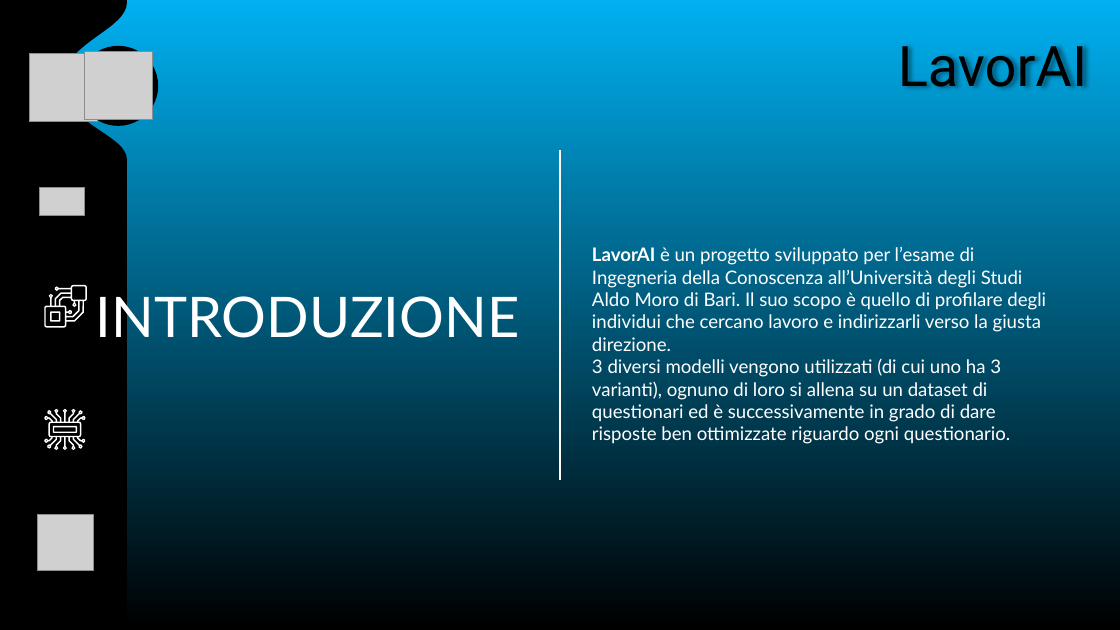
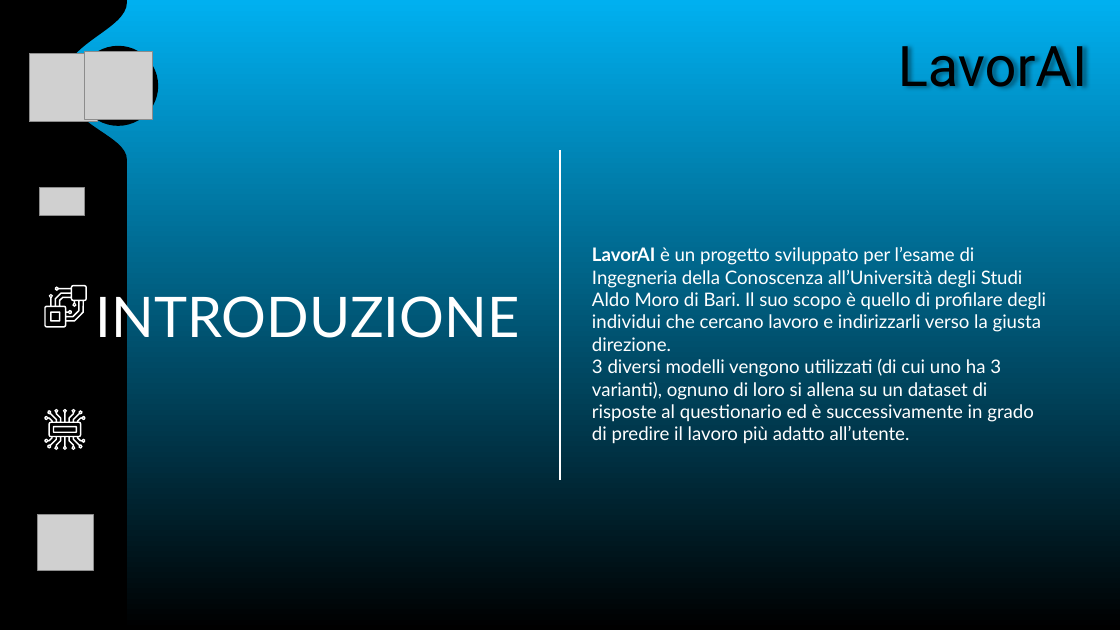
Before and after one commit to 0Franky/LavorAI, a slide deck: slide 2 of docs/Presentazione_LavorAI.pptx. Drawn at 1120x630 pixels with LibreOffice and Linux fonts; fonts in the diff are those of the drawing; grey boxes stand for pictures; background and template pictures are left out. Boxes give left, top, right and bottom in pixels: in the first picture for what was removed or moved away, otherwise in the second. Text is boxed around its words. In the diff, an @@ line names an element or a change of style, - is before the commit and + after.

```diff
--- a/docs/Presentazione_LavorAI.pptx
+++ b/docs/Presentazione_LavorAI.pptx
@@ text at (592,247,1046,444): text changed @@
-LavorAI è un progetto sviluppato per l’esame di Ingegneria della Conoscenza all’Università degli Studi Aldo Moro di Bari. Il suo scopo è quello di profilare degli individui che cercano lavoro e indirizzarli verso la giusta direzione.
-3 diversi modelli vengono utilizzati (di cui uno ha 3 varianti), ognuno di loro si allena su un dataset di questionari ed è successivamente in grado di dare risposte ben ottimizzate riguardo ogni questionario.
+LavorAI è un progetto sviluppato per l’esame di Ingegneria della Conoscenza all’Università degli Studi Aldo Moro di Bari. Il suo scopo è quello di profilare degli individui che cercano lavoro e indirizzarli verso la giusta direzione.
+3 diversi modelli vengono utilizzati (di cui uno ha 3 varianti), ognuno di loro si allena su un dataset di risposte al questionario ed è successivamente in grado di predire il lavoro più adatto all’utente.
```
Also in this commit, not shown: 1 other slide changed.
